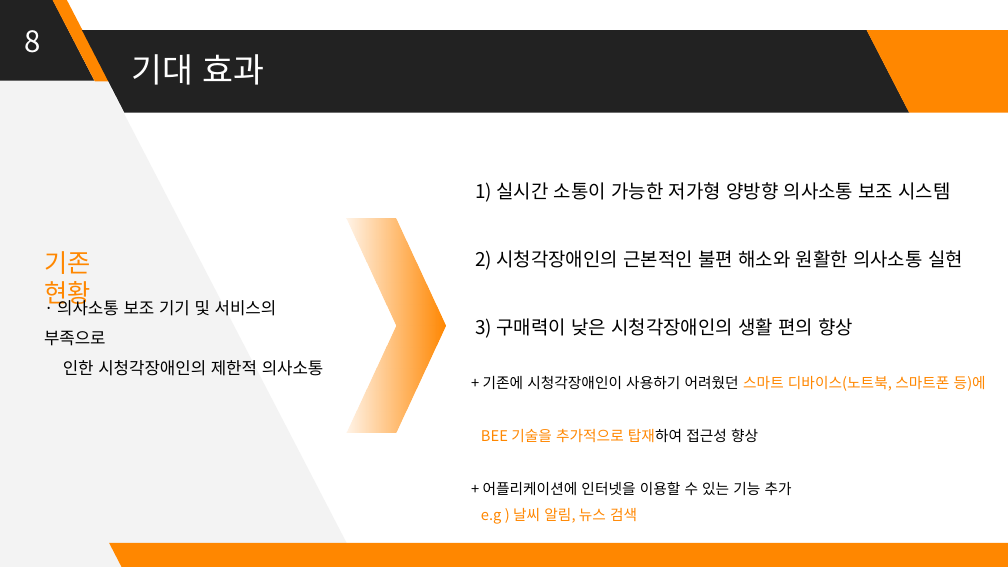
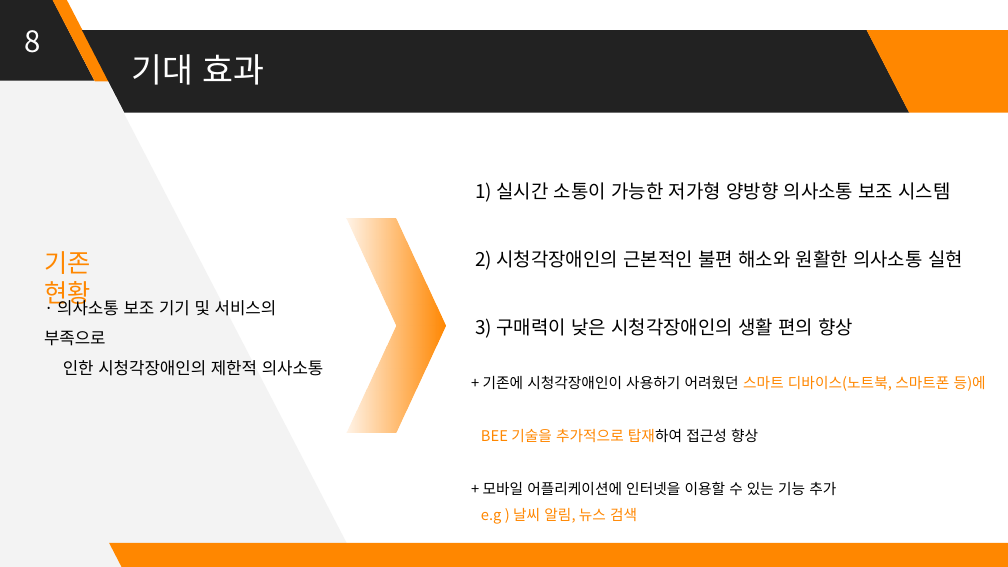
Before and after one commit to Huffon/2019_Capstone_bee, a slide deck: slide 8 of docs/8_Final Presentation Panel.pptx. Drawn at 1008x567 pixels with LibreOffice and Linux fonts; fonts in the diff are those of the drawing. Boxes give left, top, right and bottom in pixels: in the first picture for what was removed or moved away, otherwise in the second. Text is boxed around its words. In the diff, an @@ line names an element or a change of style, - is before the commit and + after.

```diff
--- a/docs/8_Final Presentation Panel.pptx
+++ b/docs/8_Final Presentation Panel.pptx
@@ text at <box>483,481,836,495</box>: text changed @@
-              + 어플리케이션에 인터넷을 이용할 수 있는 기능 추가
+              + 모바일 어플리케이션에 인터넷을 이용할 수 있는 기능 추가
```
Also in this commit, not shown: 5 other slides changed, 1 other file.
